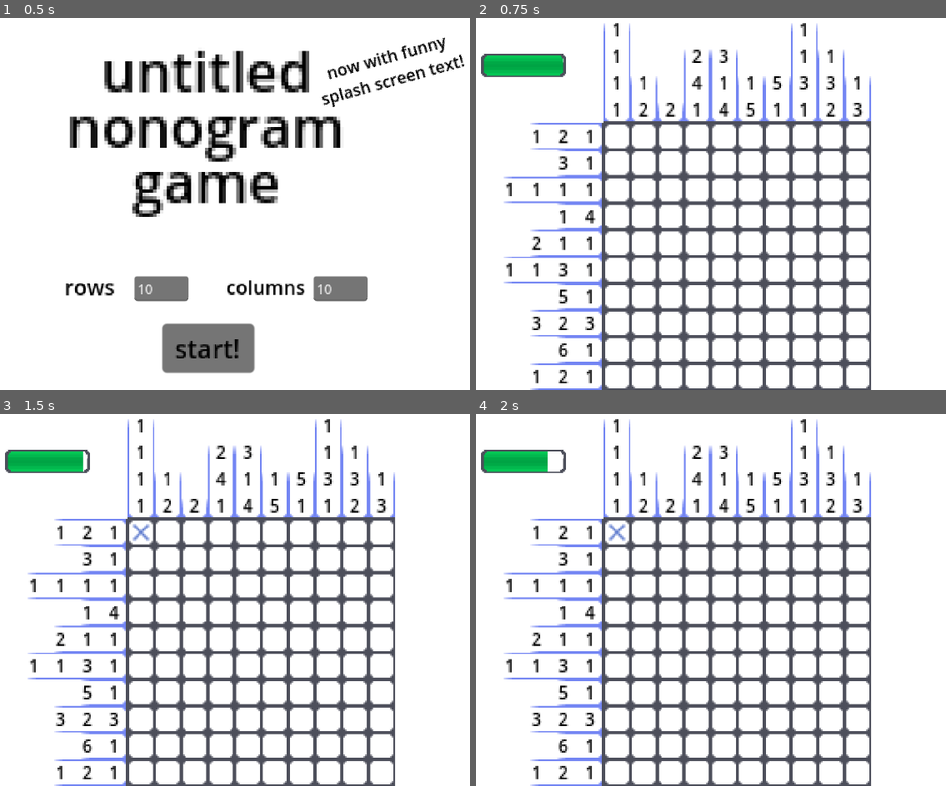
Above: before the commit, frames 1-4 (two rows, left to right).
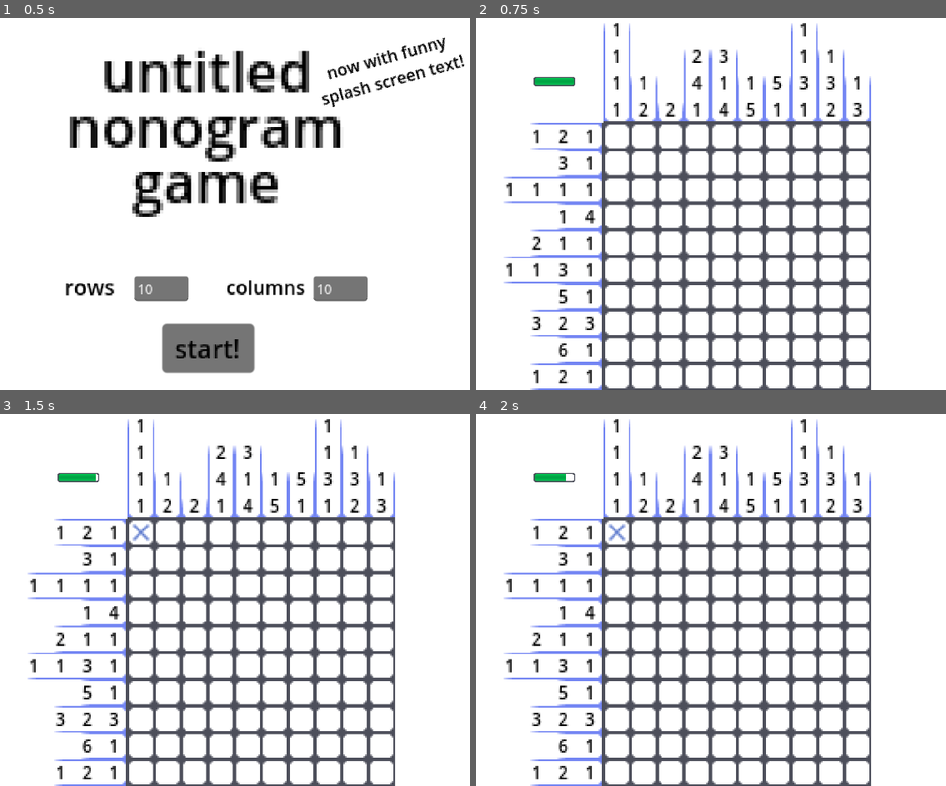
Above: after the commit, the same moments.

Repository: madibye/untitled-nonogram-game
Game: Godot game, scene res://scene/game.tscn
Same seed, same stepped clock (60 frames per second), same inputs: the game is played once before the commit and once after it.
Inputs (mouse positions are in pixels of both pictures, inside the frame that each line leads up to):
- Up to frame 1 (0.5 s): no input
- Up to frame 2 (0.75 s): click "start!" at 0.5 s
- Up to frame 3 (1.5 s): click (141, 533) at 1.25 s
- Up to frame 4 (2 s): no input

Frame 1 is identical in both runs. In frame 2, 1.3% of the frame differs, in the area x 1-22%, y 9-19%; in frame 3, 1.3%; in frame 4, 1.1%.

Commit message:
grid: add win screen

Diff:
--- a/scene/board.tscn
+++ b/scene/board.tscn
@@ -18,8 +18,16 @@
 
 [node name="HealthBar" parent="." instance=ExtResource("2_ecdxh")]
 z_index = 3
-offset_left = -351.0
-offset_top = -259.0
-offset_right = -351.0
-offset_bottom = -259.0
-scale = Vector2(2.5, 2.5)
+layout_mode = 1
+anchors_preset = 8
+anchor_left = 0.5
+anchor_top = 0.5
+anchor_right = 0.5
+anchor_bottom = 0.5
+offset_left = -260.0
+offset_top = -219.0
+offset_right = -260.0
+offset_bottom = -219.0
+grow_horizontal = 2
+grow_vertical = 2
+scale = Vector2(1.2222, 0.985327)
--- a/script/board/board.gd
+++ b/script/board/board.gd
@@ -8,7 +8,7 @@
 @onready var health_bar: HealthBar = $HealthBar
 
 func _ready():
-	grid = Grid.new_grid(rows, columns)
+	grid = Grid.new_grid(self, rows, columns)
 	add_child(grid)
 	Signals.size_changed.connect(_on_size_changed)
 	Signals.damage_taken.connect(_on_damage_taken)
@@ -25,13 +25,11 @@
 
 func _on_damage_taken(amt: int):
 	health_bar.update_hp(health_bar.hp - amt)
-	if health_bar.hp == 0:
-		Signals.finished.emit()
-		var finish = Resources.finish_scene.instantiate() as FinishScreen
-		finish.set_label_text("[center]you died lmao[/center]")
-		add_child(finish)
-		await get_tree().process_frame
-		get_tree().create_tween().tween_property(finish, "modulate", Color("ffffffff"), 0.6)
+	if health_bar.hp == 0: finish("you died lmao")
+
+func finish(text):
+	Signals.finished.emit()
+	FinishScreen.new_finish_screen(self, text)
 
 static func new_board(rows: int, columns: int) -> Board:
 	var board: Board = Resources.board_scene.instantiate()
--- a/script/board/finish.gd
+++ b/script/board/finish.gd
@@ -7,3 +7,13 @@
 func _on_button_pressed():
 	var game: Game = get_tree().current_scene
 	game.change_scene(TitleScreen.new_title_screen())
+
+func fade_in():
+	get_tree().create_tween().tween_property(self, "modulate", Color("ffffffff"), 0.6)
+
+static func new_finish_screen(board: Board, text) -> FinishScreen:
+	var finish = Resources.finish_scene.instantiate() as FinishScreen
+	finish.set_label_text("[center]%s[/center]" % text)
+	board.add_child(finish)
+	finish.fade_in()
+	return finish
--- a/script/board/grid.gd
+++ b/script/board/grid.gd
@@ -11,47 +11,46 @@
 @onready var row_numbers = []
 @onready var col_numbers = []
 @onready var rows: int
+@onready var board: Board
+
+var sq_filled: int = 0
+var curr_sq_filled: int = 0
 
 func _ready():
 	pivot_offset = get_rect().size / 2
 	Signals.finished.connect(_on_finish)
+	Signals.sq_revealed.connect(_on_sq_revealed)
 
 func _on_finish() -> void:
 	get_tree().create_tween().tween_property(self, "modulate", Color("ffffff6b"), 0.6) \
 		.set_ease(Tween.EASE_IN_OUT).set_trans(Tween.TRANS_QUAD)
 
+func _on_sq_revealed(sq: Square):
+	if not sq.is_filled: return
+	curr_sq_filled += 1
+	if curr_sq_filled >= sq_filled: board.finish("you won!! :D")
+
 func populate_squares(r, c):
 	set_grid_size(r, c)
 	while squares.size() < (sq_rows*sq_cols):
-		squares.append(make_square(squares.size() % sq_cols, floor(float(squares.size()) / float(sq_cols))))
+		squares.append(Square.new_square(
+			Vector2(squares.size() % sq_cols, floor(float(squares.size()) / float(sq_cols)))))
+		if squares[-1].is_filled: sq_filled += 1
 
 	row_numbers = range(sq_rows).map(generate_row_numbers.bind(RD.ROW))
 	col_numbers = range(sq_cols).map(generate_row_numbers.bind(RD.COLUMN))
 	var max_rn = row_numbers.map(func(rn): return rn.size()).max()
 	var max_cn = col_numbers.map(func(rn): return rn.size()).max()
+	print(max_rn)
+	print(max_cn)
 	rows = sq_rows + max_cn
 	set_columns(columns + max_rn)
 
 	for i in range(rows * columns):
 		var pos = Vector2((i % columns) - max_rn, floor(float(i) / float(columns)) - max_cn)
-		var filtered = flatten_array([squares, row_numbers, col_numbers]).filter(func(s): return Vector2(s.x_pos, s.y_pos) == pos)
-		var sq
-		if filtered: sq = filtered[0]
-		else: sq = make_vo_square(pos.x, pos.y)
-		add_child(sq)
-		move_child(sq, i)
-
-func make_square(x_pos: int, y_pos: int) -> Square:
-	var sq = Resources.sq_scene.instantiate() as Square
-	sq.set_pos(x_pos, y_pos)
-	return sq
-
-func make_vo_square(x_pos: int, y_pos: int, sq_state: SS = SS.BLANK, label_text: String = "") -> VOSquare:
-	var sq = Resources.vo_sq_scene.instantiate() as VOSquare
-	sq.set_sq_state(sq_state)
-	sq.set_pos(x_pos, y_pos)
-	sq.set_label_text(label_text)
-	return sq
+		var sq = flatten_array([squares, row_numbers, col_numbers]).filter(func(s): return s.pos == pos)
+		if not sq: sq.append(VOSquare.new_vo_square(pos))
+		add_child(sq[0])
 
 func set_grid_size(r, c) -> void:
 	sq_rows = r
@@ -60,13 +59,15 @@
 
 func get_squares_in_direction(row, row_dir):
 	return squares.filter(func(sq: Square):
-		return sq.get('%s_pos' % get_axis_from_rd_opposite(row_dir)) == row)
+		return ((sq.pos.x if row_dir == RD.COLUMN else sq.pos.y) == row))
 
-func get_axis_from_rd(row_dir: RD):
-	return {RD.ROW: 'y', RD.COLUMN: 'x'}.get(row_dir)
+func set_axis_from_rd(n: float, rd: RD, vector: Vector2 = Vector2()) -> Vector2:
+	if rd == RD.ROW: vector.y = n
+	else: vector.x = n
+	return vector
 
-func get_axis_from_rd_opposite(row_dir: RD):
-	return {RD.ROW: 'x', RD.COLUMN: 'y'}.get(row_dir)
+func opp_row_dir(rd: RD):
+	return RD.COLUMN if rd == RD.ROW else RD.ROW
 
 func generate_row_numbers(row: int, row_dir: RD) -> Array:
 	var rn = []
@@ -78,19 +79,15 @@
 		if last_was_filled: rn[-1] += 1
 		else: rn.push_back(1)
 		last_was_filled = true
-	if not rn:
-		rn.push_back(0)
-	var enum_offset = 4 if row_dir == RD.COLUMN else 0
-	var rn_squares = rn.map(func(r):
-		var sq = make_vo_square(0, 0, SS.BLUE_LINES + enum_offset, "[center][color=#000000]%s[/color][/center]" % r)
-		sq.set('%s_pos' % get_axis_from_rd_opposite(row_dir), row)
-		return sq
-	)
+	if not rn: rn.push_back(0)
+	var enum_offset = 4 if row_dir == RD.ROW else 0
+	var rn_squares = rn.map(func(r): return VOSquare.new_vo_square(
+		set_axis_from_rd(row, row_dir), SS.BLUE_LINES + enum_offset, str(r)))
 	rn_squares[0].set_sq_state(SS.FADING_BLUE_LINES + enum_offset)
 	rn_squares[-1].set_sq_state((SS.BOTTOM_FADING_BLUE_LINES if rn_squares.size() == 1 else \
 								 SS.BOTTOM_BLUE_LINES) + enum_offset)
 	for i in range(rn_squares.size()):
-		rn_squares[i].set('%s_pos' % get_axis_from_rd(row_dir), i - rn_squares.size())
+		rn_squares[i].pos = set_axis_from_rd(i - rn_squares.size(), opp_row_dir(row_dir), rn_squares[i].pos)
 	return rn_squares
 
 func find_square_from_pos(list, pos):
@@ -105,7 +102,8 @@
 			ret_list.append(i)
 	return ret_list
 
-static func new_grid(rows: int, columns: int):
+static func new_grid(board: Board, rows: int, columns: int):
 	var grid: Grid = Resources.grid_scene.instantiate()
+	grid.board = board
 	grid.populate_squares(rows, columns)
 	return grid
--- a/script/board/square.gd
+++ b/script/board/square.gd
@@ -3,8 +3,7 @@
 
 const SS = Enum.SquareState
 
-var x_pos = 0
-var y_pos = 0
+var pos: Vector2
 
 var is_filled = bool(randi() % 2)
 @onready var revealed = false
@@ -25,6 +24,7 @@
 
 func reveal():
 	revealed = true
+	Signals.sq_revealed.emit(self)
 	if not is_filled:
 		Signals.damage_taken.emit(1)
 		return set_sq_state(SS.REVEALED_X)
@@ -40,6 +40,7 @@
 	sq_state = state
 	texture_normal.update_texture_region(sq_state)
 
-func set_pos(x, y):
-	x_pos = x
-	y_pos = y
+static func new_square(pos: Vector2) -> Square:
+	var sq = Resources.sq_scene.instantiate() as Square
+	sq.pos = pos
+	return sq
--- a/script/board/vo_square.gd
+++ b/script/board/vo_square.gd
@@ -2,17 +2,19 @@
 extends TextureRect
 
 const SS = Enum.SquareState
-var x_pos = 0
-var y_pos = 0
+var pos: Vector2
 var sq_state = SS.NORMAL
 
 func set_sq_state(state: SS):
 	sq_state = state
 	texture.update_texture_region(sq_state)
 
-func set_pos(x, y):
-	x_pos = x
-	y_pos = y
+func set_label_text(text: String):
+	$NumLabel.text = "[center][color=#000000]%s[/color][/center]" % text
 
-func set_label_text(text: String):
-	$NumLabel.text = text
+static func new_vo_square(pos: Vector2, sq_state: SS = SS.BLANK, label_text: String = ""):
+	var sq = Resources.vo_sq_scene.instantiate() as VOSquare
+	sq.set_sq_state(sq_state)
+	sq.pos = pos
+	sq.set_label_text(label_text)
+	return sq
--- a/script/global/signals.gd
+++ b/script/global/signals.gd
@@ -3,3 +3,4 @@
 signal size_changed
 signal damage_taken
 signal finished
+signal sq_revealed
Binary file changed: tex/health_bar.png
Not shown, changed: untitled-nonogram-game.exe
